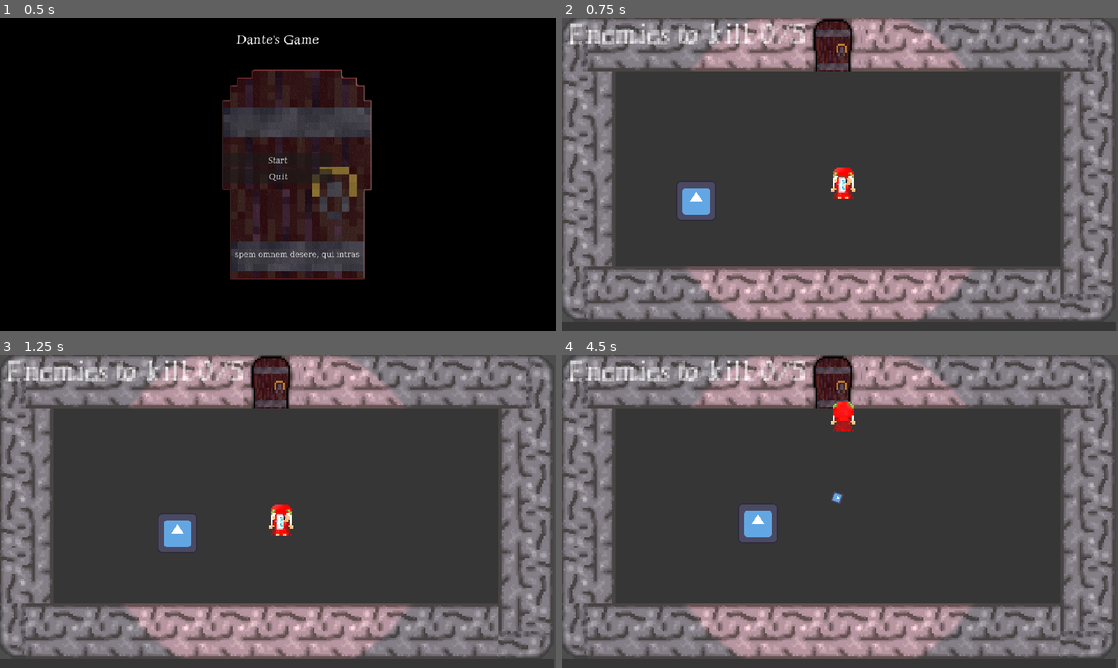
Above: before the commit, frames 1-4 (two rows, left to right).
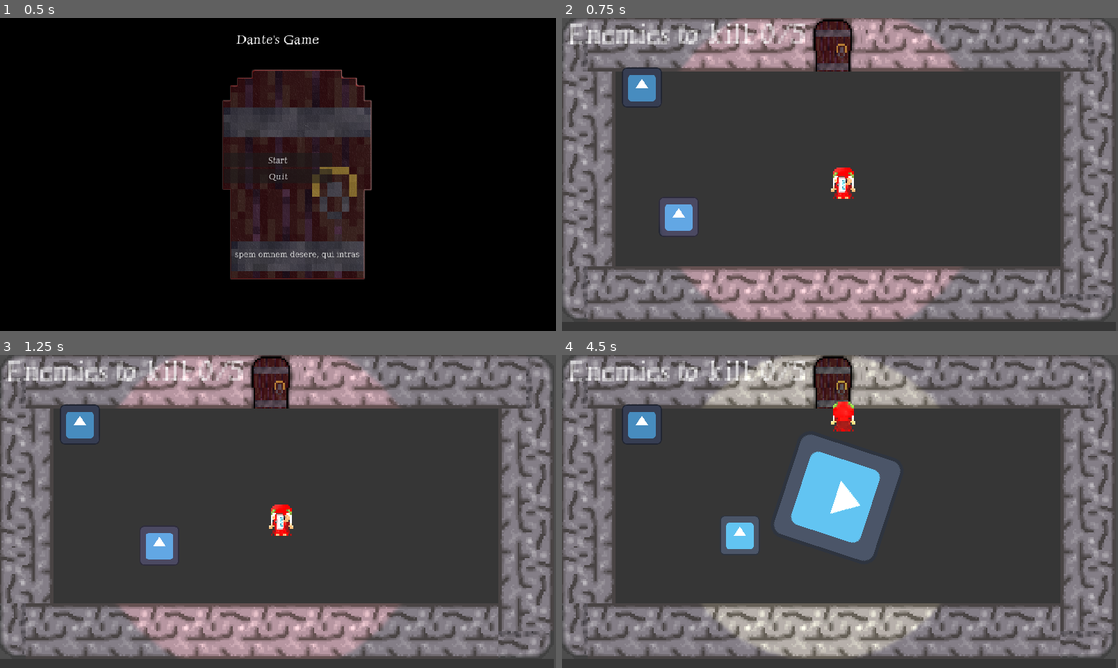
Above: after the commit, the same moments.

Repository: Ivan29020/Dantes-Reinterpretation
Game: Godot game, scene res://Menu/menu.tscn
Same seed, same stepped clock (60 frames per second), same inputs: the game is played once before the commit and once after it. The engine's default icon, where the game draws it, is replaced by a stand-in: a white triangle on a blue panel in a dark square.
Inputs (mouse positions are in pixels of both pictures, inside the frame that each line leads up to):
- Up to frame 1 (0.5 s): no input
- Up to frame 2 (0.75 s): click "Start" at 0.5 s
- Up to frame 3 (1.25 s): no input
- Up to frame 4 (4.5 s): move the mouse to (962, 495) at 1.27 s; press the mouse at (962, 495) at 1.28 s; hold Right (button_right) 1.28-2.03 s; move the mouse to (728, 527) at 2.02 s; release the mouse at (728, 527) at 2.03 s; hold Down (button_down) 2.03-2.78 s; tap Shift (button2) at 2.1 s; move the mouse to (895, 442) at 2.77 s; hold Right (button_right) 2.78-3.5 s; tap E (button3) at 2.85 s; click "Start" at 3.5 s; move the mouse to (812, 574) at 4.27 s; hold W (button_up) from 4.28 s (still down); click (812, 574) at 4.35 s

Frame 1 is identical in both runs. In frame 2, 2.9% of the frame differs, in the area x 10-74%, y 0-98%; in frame 3, 2.8%; in frame 4, 17%.

Commit message:
Nemici quelli buoni

Diff:
--- a/Giocatore/Giocatore.gd
+++ b/Giocatore/Giocatore.gd
@@ -51,3 +51,8 @@
 			$Libro.visible = false
 	else :
 		$DanteAlighieri.play("Idle_" + get_direction_as_string())
+
+
+func _on_hitbox_body_entered(body):
+	if body is nemico_base:
+		Global.Restrizione.dimensione -= body.danni_melee
--- a/Giocatore/dante.tscn
+++ b/Giocatore/dante.tscn
@@ -25,7 +25,8 @@
 [ext_resource type="Texture2D" uid="uid://h85lisxd6p61" path="res://Grafiche/La Divina Commedia/Libro Destra idle.png" id="23_b7ujd"]
 [ext_resource type="Texture2D" uid="uid://cidw63sdev8we" path="res://Grafiche/La Divina Commedia/Libro Destra.png" id="24_1s2xc"]
 [ext_resource type="PackedScene" uid="uid://bymv5emaauppd" path="res://Giocatore/input_armi.tscn" id="25_nnb86"]
-[ext_resource type="PackedScene" uid="uid://dnwsaeqjmxouh" path="res://Proiettili/spawner_proiettili.tscn" id="26_barov"]
+[ext_resource type="PackedScene" uid="uid://ctu6x5kagdceo" path="res://Proiettili/spawner_dante.tscn" id="26_3dv6h"]
+[ext_resource type="PackedScene" uid="uid://btpfx620f00h6" path="res://Proiettili/proietile_dante.tscn" id="27_iykwp"]
 
 [sub_resource type="RectangleShape2D" id="RectangleShape2D_1k0s6"]
 size = Vector2(11, 17)
@@ -222,6 +223,9 @@
 "name": &"book_idle_right",
 "speed": 5.0
 }]
+
+[sub_resource type="RectangleShape2D" id="RectangleShape2D_040db"]
+size = Vector2(11, 17)
 
 [node name="Giocatore" type="CharacterBody2D"]
 texture_filter = 1
@@ -245,11 +249,20 @@
 frame = 1
 frame_progress = 0.393648
 
+[node name="RayCast2D" type="RayCast2D" parent="."]
+target_position = Vector2(0, 32)
+
 [node name="Input_armi" parent="." instance=ExtResource("25_nnb86")]
 arma = NodePath("../Spawner_proiettili")
 
-[node name="Spawner_proiettili" parent="." instance=ExtResource("26_barov")]
+[node name="Spawner_proiettili" parent="." instance=ExtResource("26_3dv6h")]
+proiettile_arma = ExtResource("27_iykwp")
 spawner_giocatore = true
 
-[node name="RayCast2D" type="RayCast2D" parent="."]
-target_position = Vector2(0, 32)
+[node name="Area2D" type="Area2D" parent="."]
+
+[node name="CollisionShape2D" type="CollisionShape2D" parent="Area2D"]
+position = Vector2(0, -0.5)
+shape = SubResource("RectangleShape2D_040db")
+
+[connection signal="body_entered" from="Area2D" to="." method="_on_area_2d_body_entered"]
--- a/Nemici/nemico_base.gd
+++ b/Nemici/nemico_base.gd
@@ -1,4 +1,4 @@
-extends CharacterBody2D
+class_name nemico_base extends CharacterBody2D
 
 @export var vel : int = 50
 @export var maxhp : int = 30
--- a/Nemici/nemico_base.tscn
+++ b/Nemici/nemico_base.tscn
@@ -1,7 +1,18 @@
-[gd_scene load_steps=4 format=3 uid="uid://cf8sxoekehwb6"]
+[gd_scene load_steps=5 format=3 uid="uid://cf8sxoekehwb6"]
 
 [ext_resource type="Script" path="res://Nemici/nemico_base.gd" id="1_2wmcm"]
 [ext_resource type="Texture2D" uid="uid://c3bh3enp8yxqt" path="res://Test/icon.svg" id="2_k8tyd"]
+
+[sub_resource type="SpriteFrames" id="SpriteFrames_ewv48"]
+animations = [{
+"frames": [{
+"duration": 1.0,
+"texture": ExtResource("2_k8tyd")
+}],
+"loop": true,
+"name": &"default",
+"speed": 5.0
+}]
 
 [sub_resource type="RectangleShape2D" id="RectangleShape2D_k1jhs"]
 
@@ -10,9 +21,9 @@
 collision_mask = 16
 script = ExtResource("1_2wmcm")
 
-[node name="Sprite2D" type="Sprite2D" parent="."]
+[node name="Sprite2D" type="AnimatedSprite2D" parent="."]
 scale = Vector2(0.18, 0.18)
-texture = ExtResource("2_k8tyd")
+sprite_frames = SubResource("SpriteFrames_ewv48")
 
 [node name="CollisionShape2D" type="CollisionShape2D" parent="."]
 shape = SubResource("RectangleShape2D_k1jhs")
--- /dev/null
+++ b/Nemici/nemico_melee.gd
@@ -0,0 +1,19 @@
+extends nemico_base
+
+func _physics_process(delta):
+	var dir = (Global.Giocatore.global_position  - global_position).normalized()
+	update_animation(dir)
+
+func get_direction_as_string():
+	var dir = (Global.Giocatore.global_position  - global_position).normalized()
+	if dir.x > 0 :
+		return "right"
+	if dir.x < 0 :
+		return "left"
+	if dir.y > 0 :
+		return "down"
+	if dir.y < 0 :
+		return "up"
+
+func update_animation(dir):
+		$Sprite2D.play("Idle_" + get_direction_as_string())
--- /dev/null
+++ b/Nemici/nemico_melee.tscn
@@ -0,0 +1,7 @@
+[gd_scene load_steps=3 format=3 uid="uid://cea7rs6rwuri5"]
+
+[ext_resource type="PackedScene" uid="uid://cf8sxoekehwb6" path="res://Nemici/nemico_base.tscn" id="1_c1afv"]
+[ext_resource type="Script" path="res://Nemici/nemico_melee.gd" id="2_dfj71"]
+
+[node name="nemico_base" instance=ExtResource("1_c1afv")]
+script = ExtResource("2_dfj71")
--- /dev/null
+++ b/Nemici/nemico_ranged.gd
@@ -0,0 +1,23 @@
+extends nemico_base
+
+var dir
+
+func _on_timer_timeout():
+	$Spawner_proiettili.spara(dir)
+
+func _process(delta):
+	dir = (Global.Giocatore.global_position  - global_position).normalized()
+	update_animation(dir)
+func get_direction_as_string():
+	dir = (Global.Giocatore.global_position  - global_position).normalized()
+	if dir.x > 0 :
+		return "right"
+	if dir.x < 0 :
+		return "left"
+	if dir.y > 0 :
+		return "down"
+	if dir.y < 0 :
+		return "up"
+
+func update_animation(dir):
+		$Sprite2D.play("Idle_" + get_direction_as_string())
--- /dev/null
+++ b/Nemici/nemico_ranged.tscn
@@ -0,0 +1,15 @@
+[gd_scene load_steps=4 format=3 uid="uid://dii73s23akdk8"]
+
+[ext_resource type="PackedScene" uid="uid://cf8sxoekehwb6" path="res://Nemici/nemico_base.tscn" id="1_448lx"]
+[ext_resource type="Script" path="res://Nemici/nemico_ranged.gd" id="2_5gpsq"]
+[ext_resource type="PackedScene" uid="uid://nrgl6p5gc4na" path="res://Proiettili/spawner_occhio.tscn" id="3_nel24"]
+
+[node name="nemico_base" instance=ExtResource("1_448lx")]
+script = ExtResource("2_5gpsq")
+
+[node name="Spawner_proiettili" parent="." index="2" instance=ExtResource("3_nel24")]
+
+[node name="Timer" type="Timer" parent="." index="3"]
+autostart = true
+
+[connection signal="timeout" from="Timer" to="." method="_on_timer_timeout"]
--- /dev/null
+++ b/Proiettile_dante.gd
@@ -0,0 +1 @@
+extends proiettile
--- /dev/null
+++ b/Proiettili/proietile_dante.tscn
@@ -0,0 +1,7 @@
+[gd_scene load_steps=3 format=3 uid="uid://btpfx620f00h6"]
+
+[ext_resource type="PackedScene" uid="uid://d2rhx1j06u1cc" path="res://Proiettili/proiettile_base.tscn" id="1_101a3"]
+[ext_resource type="Script" path="res://Proiettile_dante.gd" id="2_1kaxk"]
+
+[node name="Proiettile_base" instance=ExtResource("1_101a3")]
+script = ExtResource("2_1kaxk")
--- a/Proiettili/proiettile_base.gd
+++ b/Proiettili/proiettile_base.gd
@@ -12,10 +12,13 @@
 	$Sprite2D.rotation = dir.angle()
 
 func _on_body_entered(body):
-	if proiettile_giocatore:
-		body.hp -= danni
-	else:
-		Global.Restrizione.dimensione -= danni
+	if body == Global.Giocatore or body is nemico_base:
+		if proiettile_giocatore:
+			body.hp -= danni
+			queue_free()
+		else:
+			Global.Restrizione.dimensione -= danni
+			queue_free()
 
 func cambia_tipo(tipo):
 	proiettile_giocatore = tipo
--- a/Proiettili/proiettile_base.tscn
+++ b/Proiettili/proiettile_base.tscn
@@ -14,7 +14,7 @@
 shape = SubResource("CircleShape2D_com35")
 
 [node name="Sprite2D" type="Sprite2D" parent="."]
-scale = Vector2(0.05, 0.05)
+scale = Vector2(0.5, 0.5)
 texture = ExtResource("2_66b0p")
 
 [connection signal="body_entered" from="." to="." method="_on_body_entered"]
--- /dev/null
+++ b/Proiettili/proiettile_occhio.gd
@@ -0,0 +1 @@
+extends proiettile
--- /dev/null
+++ b/Proiettili/proiettile_occhio.tscn
@@ -0,0 +1,12 @@
+[gd_scene load_steps=4 format=3 uid="uid://bkdil5t77ykk1"]
+
+[ext_resource type="PackedScene" uid="uid://d2rhx1j06u1cc" path="res://Proiettili/proiettile_base.tscn" id="1_fvau8"]
+[ext_resource type="Script" path="res://Proiettili/proiettile_occhio.gd" id="2_difjx"]
+[ext_resource type="Texture2D" uid="uid://damefob5a7cyt" path="res://Grafiche/Proiettili/Projectile.png" id="3_frox4"]
+
+[node name="Proiettile_base" instance=ExtResource("1_fvau8")]
+script = ExtResource("2_difjx")
+
+[node name="Sprite2D" parent="." index="1"]
+modulate = Color(0.678431, 0.054902, 0.0666667, 1)
+texture = ExtResource("3_frox4")
--- /dev/null
+++ b/Proiettili/spawner_dante.gd
@@ -0,0 +1 @@
+extends spawner_proiettili
--- /dev/null
+++ b/Proiettili/spawner_dante.tscn
@@ -0,0 +1,8 @@
+[gd_scene load_steps=3 format=3 uid="uid://ctu6x5kagdceo"]
+
+[ext_resource type="PackedScene" uid="uid://dnwsaeqjmxouh" path="res://Proiettili/spawner_proiettili.tscn" id="1_j1gfl"]
+[ext_resource type="Script" path="res://Proiettili/spawner_dante.gd" id="2_s2qgj"]
+
+[node name="Spawner_proiettili" instance=ExtResource("1_j1gfl")]
+script = ExtResource("2_s2qgj")
+proiettile_arma = null
--- /dev/null
+++ b/Proiettili/spawner_occhio.gd
@@ -0,0 +1 @@
+extends spawner_proiettili
--- /dev/null
+++ b/Proiettili/spawner_occhio.tscn
@@ -0,0 +1,9 @@
+[gd_scene load_steps=4 format=3 uid="uid://nrgl6p5gc4na"]
+
+[ext_resource type="PackedScene" uid="uid://dnwsaeqjmxouh" path="res://Proiettili/spawner_proiettili.tscn" id="1_vqlwa"]
+[ext_resource type="Script" path="res://Proiettili/spawner_occhio.gd" id="2_1i8ha"]
+[ext_resource type="PackedScene" uid="uid://bkdil5t77ykk1" path="res://Proiettili/proiettile_occhio.tscn" id="3_cnnj6"]
+
+[node name="Spawner_proiettili" instance=ExtResource("1_vqlwa")]
+script = ExtResource("2_1i8ha")
+proiettile_arma = ExtResource("3_cnnj6")
--- a/Scena/piano_1.tscn
+++ b/Scena/piano_1.tscn
@@ -1,11 +1,12 @@
-[gd_scene load_steps=8 format=3 uid="uid://dn37x3ltlsvbv"]
+[gd_scene load_steps=9 format=3 uid="uid://dn37x3ltlsvbv"]
 
 [ext_resource type="PackedScene" uid="uid://bvybju4b7efsr" path="res://Scena/tile_map.tscn" id="1_5rgdw"]
 [ext_resource type="Script" path="res://Scena/Area2D1.gd" id="2_64pfk"]
 [ext_resource type="PackedScene" uid="uid://cdim5rvmj2t2n" path="res://Giocatore/dante.tscn" id="3_cwr6g"]
-[ext_resource type="PackedScene" uid="uid://cf8sxoekehwb6" path="res://Nemici/nemico_base.tscn" id="4_i2rd0"]
 [ext_resource type="PackedScene" uid="uid://c81usjbg52chb" path="res://Sistemi/Killcounter.tscn" id="5_easrx"]
+[ext_resource type="PackedScene" uid="uid://cea7rs6rwuri5" path="res://Nemici/nemico_melee.tscn" id="6_nwqe6"]
 [ext_resource type="PackedScene" uid="uid://dcwyiqaqurb7y" path="res://Sistemi/restrizione.tscn" id="6_wl6vh"]
+[ext_resource type="PackedScene" uid="uid://dii73s23akdk8" path="res://Nemici/nemico_ranged.tscn" id="7_8bqs5"]
 
 [sub_resource type="CircleShape2D" id="CircleShape2D_b2fsr"]
 radius = 24.0208
@@ -17,7 +18,6 @@
 [node name="Area2D" type="Area2D" parent="."]
 collision_layer = 32
 script = ExtResource("2_64pfk")
-scena = "res://Scena/piano_2.tscn"
 
 [node name="CollisionShape2D" type="CollisionShape2D" parent="Area2D"]
 position = Vector2(157, 23)
@@ -25,9 +25,6 @@
 
 [node name="Giocatore" parent="." instance=ExtResource("3_cwr6g")]
 position = Vector2(163, 97)
-
-[node name="nemico_base" parent="." instance=ExtResource("4_i2rd0")]
-position = Vector2(70, 107)
 
 [node name="Killcounter" parent="." instance=ExtResource("5_easrx")]
 offset_left = 72.0
@@ -38,7 +35,13 @@
 metadata/_edit_use_anchors_ = true
 
 [node name="Restrizione" parent="." instance=ExtResource("6_wl6vh")]
-position = Vector2(158, 90)
+position = Vector2(153, 88)
+
+[node name="nemico_base" parent="." instance=ExtResource("6_nwqe6")]
+position = Vector2(60, 117)
+
+[node name="nemico_base2" parent="." instance=ExtResource("7_8bqs5")]
+position = Vector2(47, 41)
 
 [connection signal="body_entered" from="Area2D" to="Area2D" method="_on_body_entered"]
 [connection signal="body_exited" from="Area2D" to="Area2D" method="_on_body_exited"]
Not shown: 1 places in Giocatore/dante.tscn that only renumber resources
